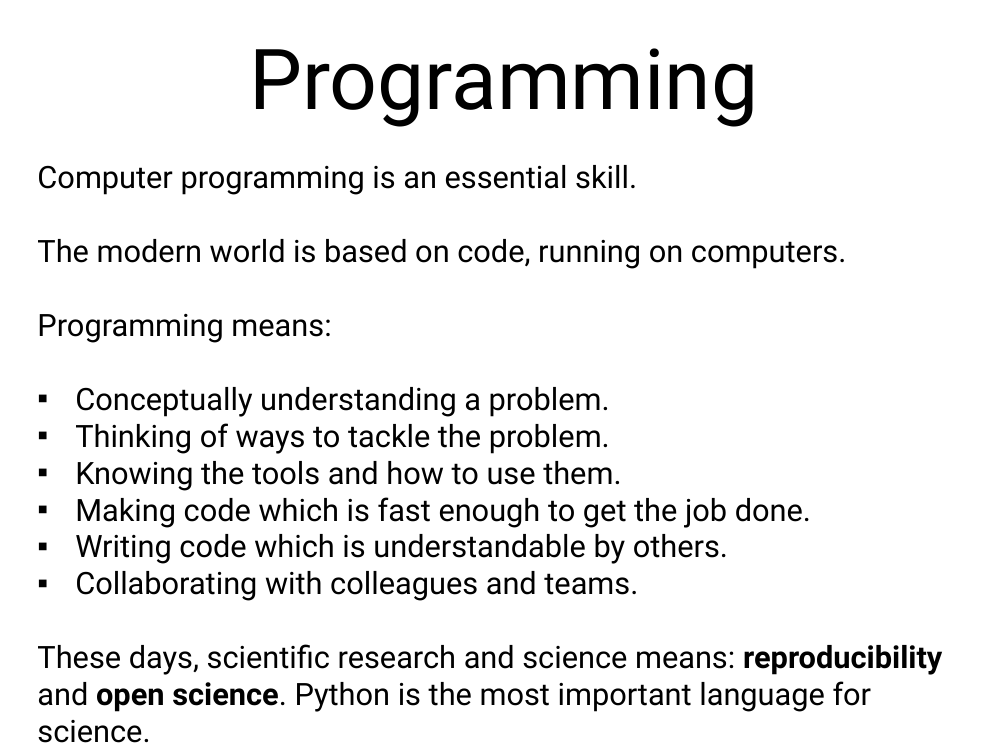
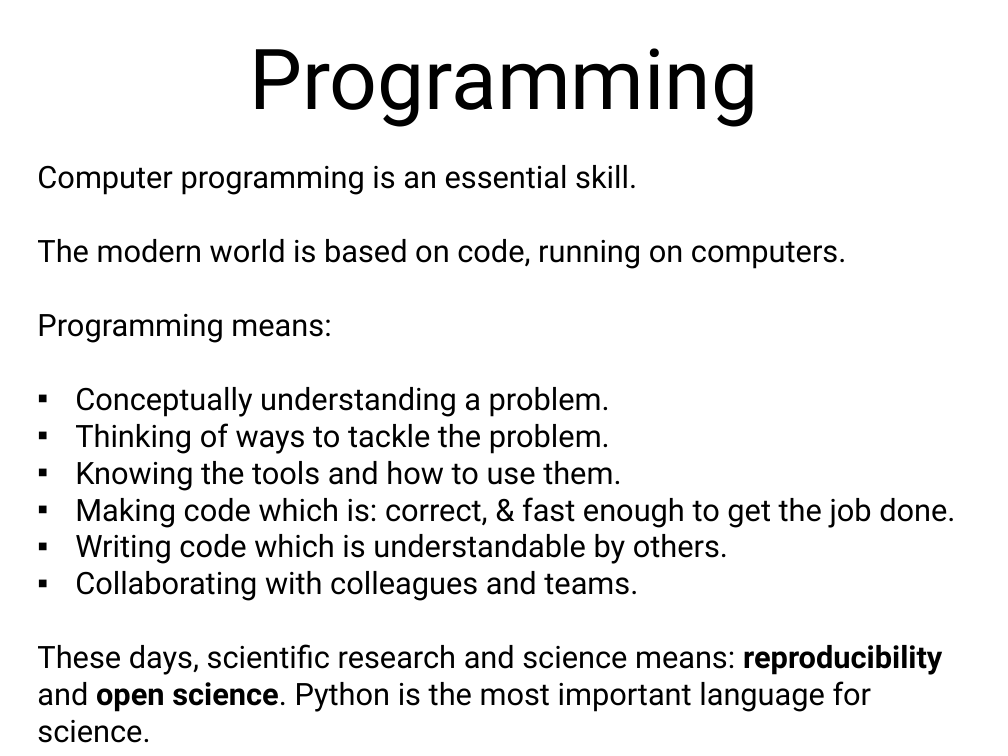
Before and after one commit to nelson-group/pycourse, a slide deck: slide 2 of intro.pptx. Drawn at 1008x756 pixels with LibreOffice and Linux fonts; fonts in the diff are those of the drawing. Boxes give left, top, right and bottom in pixels: in the first picture for what was removed or moved away, otherwise in the second. Text is boxed around its words. In the diff, an @@ line names an element or a change of style, - is before the commit and + after.

```diff
--- a/intro.pptx
+++ b/intro.pptx
@@ text at <box>75,497,955,528</box>: text changed @@
-▪ Making code which is fast enough to get the job done.
+▪ Making code which is: correct, & fast enough to get the job done.
```
Also in this commit, not shown: 4 other slides changed, 1 slide added.
